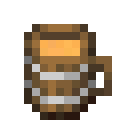
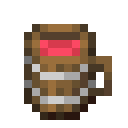
Before/after of a 128×128 layered artwork. What changed in the layer stack:
painted on "Liquid" over [left=40, top=40, right=80, bottom=56]
